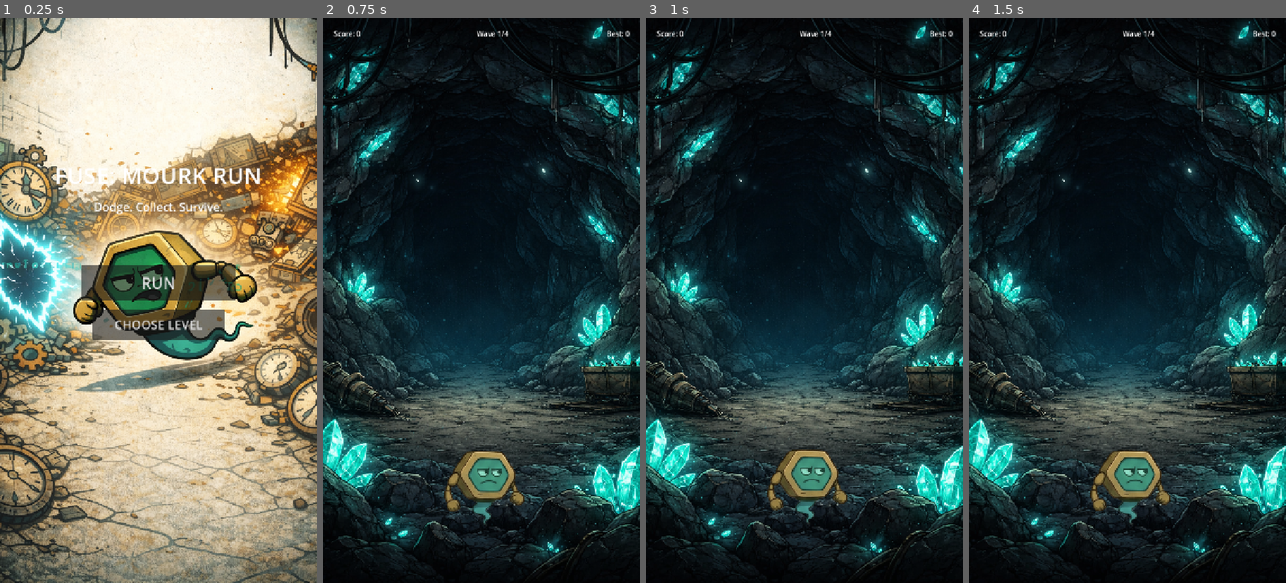
Above: before the commit, frames 1-4 (left to right).
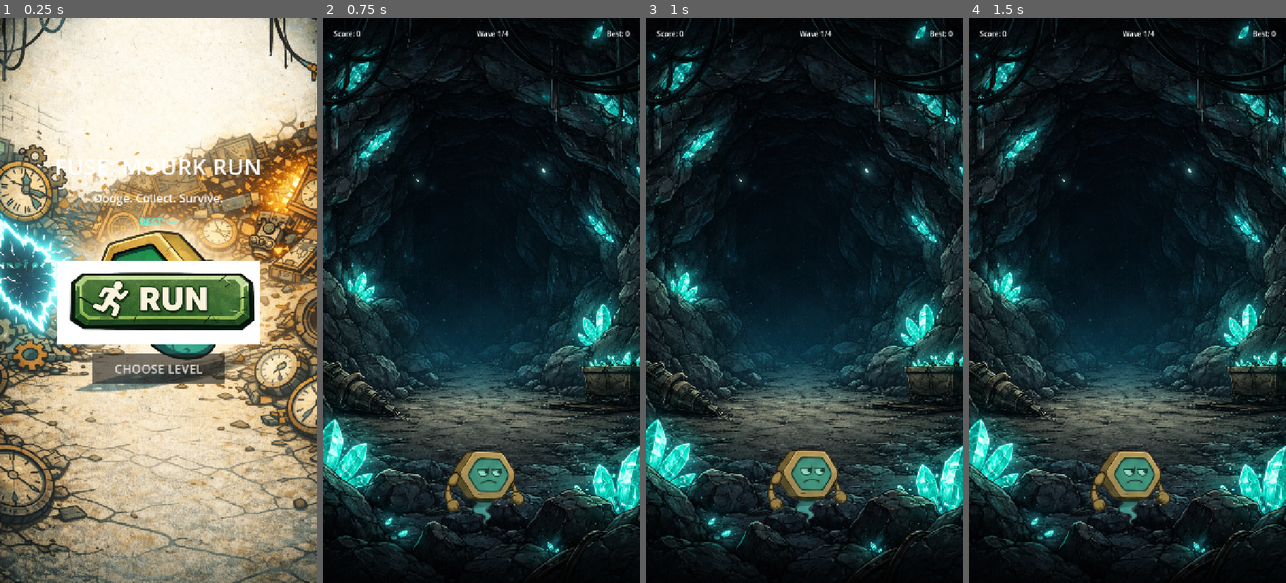
Above: after the commit, the same moments.

Repository: humeurworld-hash/fuse-drift
Game: Godot game, scene res://scenes/menu/Menu.tscn
Same seed, same stepped clock (60 frames per second), same inputs: the game is played once before the commit and once after it. Sound files missing from this copy of the repository are replaced by a short silence.
Inputs (mouse positions are in pixels of both pictures, inside the frame that each line leads up to; where the layout moved, square brackets give the same spot in the first picture):
- Up to frame 1 (0.25 s): no input
- Up to frame 2 (0.75 s): click (481, 300) [481, 283] at 0.5 s
- Up to frame 3 (1 s): no input
- Up to frame 4 (1.5 s): move the mouse to (1197, 272) at 1.27 s; click (1197, 272) at 1.42 s

The runs differ from the first frame. In frame 1, 13% of the frame differs, in the area x 17-82%, y 25-65%; in frame 2, nothing differs; in frame 3, nothing differs; in frame 4, nothing differs.

Commit message:
Add custom RUN button image and best score counters on menu
- RunButton: TextureButton with run_icon.jpg (460x189, aspect-fit)
- BestScoreLabel: cyan best score shown below subtitle on main menu
- Choose Level panel: per-level best score labels under each button (both read same global save for now)
- menu.gd: load score from user://mourk_run.save on _ready

Co-Authored-By: Claude Sonnet 4.6 <noreply@anthropic.com>

Diff:
--- a/scenes/menu/Menu.tscn
+++ b/scenes/menu/Menu.tscn
@@ -1,6 +1,7 @@
 [gd_scene format=3 uid="uid://fuse_menu"]
 
 [ext_resource type="Script" path="res://scripts/menu/menu.gd" id="1_menu"]
+[ext_resource type="Texture2D" path="res://scenes/menu/run_icon.jpg" id="2_run"]
 
 [node name="Menu" type="Node2D"]
 script = ExtResource("1_menu")
@@ -17,74 +18,105 @@
 
 [node name="TitleLabel" type="Label" parent="UI"]
 offset_left = 0.0
-offset_top = 320.0
+offset_top = 300.0
 offset_right = 720.0
-offset_bottom = 400.0
+offset_bottom = 380.0
 horizontal_alignment = 1
 text = "FUSE: MOURK RUN"
 theme_override_font_sizes/font_size = 52
 
 [node name="SubtitleLabel" type="Label" parent="UI"]
 offset_left = 60.0
-offset_top = 410.0
+offset_top = 390.0
 offset_right = 660.0
-offset_bottom = 460.0
+offset_bottom = 436.0
 horizontal_alignment = 1
 text = "Dodge. Collect. Survive."
 theme_override_font_sizes/font_size = 26
 
-[node name="RunButton" type="Button" parent="UI"]
-offset_left = 185.0
-offset_top = 560.0
-offset_right = 535.0
-offset_bottom = 640.0
-text = "RUN"
-theme_override_font_sizes/font_size = 36
+[node name="BestScoreLabel" type="Label" parent="UI"]
+offset_left = 0.0
+offset_top = 446.0
+offset_right = 720.0
+offset_bottom = 486.0
+horizontal_alignment = 1
+text = "BEST: 0"
+theme_override_font_sizes/font_size = 22
+theme_override_colors/font_color = Color(0.3, 1.0, 0.95, 1.0)
+
+[node name="RunButton" type="TextureButton" parent="UI"]
+offset_left = 130.0
+offset_top = 550.0
+offset_right = 590.0
+offset_bottom = 739.0
+texture_normal = ExtResource("2_run")
+ignore_texture_size = true
+stretch_mode = 5
 
 [node name="ChooseLevelButton" type="Button" parent="UI"]
 offset_left = 210.0
-offset_top = 660.0
+offset_top = 760.0
 offset_right = 510.0
-offset_bottom = 730.0
+offset_bottom = 830.0
 text = "CHOOSE LEVEL"
 theme_override_font_sizes/font_size = 28
 
 [node name="ChooseLevelPanel" type="Panel" parent="UI"]
 visible = false
-offset_left = 100.0
-offset_top = 460.0
-offset_right = 620.0
-offset_bottom = 820.0
+offset_left = 80.0
+offset_top = 380.0
+offset_right = 640.0
+offset_bottom = 900.0
 
 [node name="PanelTitle" type="Label" parent="UI/ChooseLevelPanel"]
 offset_left = 0.0
-offset_top = 30.0
-offset_right = 520.0
-offset_bottom = 80.0
+offset_top = 24.0
+offset_right = 560.0
+offset_bottom = 70.0
 horizontal_alignment = 1
 text = "SELECT LEVEL"
 theme_override_font_sizes/font_size = 32
 
 [node name="Level1Button" type="Button" parent="UI/ChooseLevelPanel"]
-offset_left = 85.0
-offset_top = 110.0
-offset_right = 435.0
-offset_bottom = 185.0
-text = "LEVEL 1  —  The Surface"
+offset_left = 60.0
+offset_top = 100.0
+offset_right = 500.0
+offset_bottom = 195.0
+text = "LEVEL 1\nThe Surface"
 theme_override_font_sizes/font_size = 26
 
+[node name="Level1BestLabel" type="Label" parent="UI/ChooseLevelPanel"]
+offset_left = 60.0
+offset_top = 205.0
+offset_right = 500.0
+offset_bottom = 235.0
+horizontal_alignment = 1
+text = "Best: 0"
+theme_override_font_sizes/font_size = 20
+theme_override_colors/font_color = Color(0.3, 1.0, 0.95, 0.85)
+
 [node name="Level2Button" type="Button" parent="UI/ChooseLevelPanel"]
-offset_left = 85.0
-offset_top = 205.0
-offset_right = 435.0
-offset_bottom = 280.0
-text = "LEVEL 2  —  The Canvas"
+offset_left = 60.0
+offset_top = 260.0
+offset_right = 500.0
+offset_bottom = 355.0
+text = "LEVEL 2\nThe Canvas"
 theme_override_font_sizes/font_size = 26
 
+[node name="Level2BestLabel" type="Label" parent="UI/ChooseLevelPanel"]
+offset_left = 60.0
+offset_top = 365.0
+offset_right = 500.0
+offset_bottom = 395.0
+horizontal_alignment = 1
+text = "Best: 0"
+theme_override_font_sizes/font_size = 20
+theme_override_colors/font_color = Color(0.3, 1.0, 0.95, 0.85)
+
 [node name="BackButton" type="Button" parent="UI/ChooseLevelPanel"]
-offset_left = 160.0
-offset_top = 300.0
-offset_right = 360.0
-offset_bottom = 360.0
+offset_left = 175.0
+offset_top = 420.0
+offset_right = 385.0
+offset_bottom = 480.0
 text = "BACK"
 theme_override_font_sizes/font_size = 24
--- a/scripts/menu/menu.gd
+++ b/scripts/menu/menu.gd
@@ -1,25 +1,27 @@
 extends Node2D
-
-# Drop your menu background image at:
-#   res://scenes/menu/menu_bg.PNG
-# It will load automatically.
 
 const BG_PATHS := [
 	"res://scenes/menu/menu_bg.PNG",
 	"res://scenes/menu/menu_bg.png",
 ]
 
+const SAVE_PATH := "user://mourk_run.save"
+
 @onready var fallback_bg: ColorRect = $FallbackBG
 @onready var background_art: Sprite2D = $BackgroundArt
-@onready var run_button: Button = $UI/RunButton
+@onready var best_score_label: Label = $UI/BestScoreLabel
+@onready var run_button: TextureButton = $UI/RunButton
 @onready var choose_level_button: Button = $UI/ChooseLevelButton
 @onready var choose_panel: Panel = $UI/ChooseLevelPanel
 @onready var level1_button: Button = $UI/ChooseLevelPanel/Level1Button
+@onready var level1_best: Label = $UI/ChooseLevelPanel/Level1BestLabel
 @onready var level2_button: Button = $UI/ChooseLevelPanel/Level2Button
+@onready var level2_best: Label = $UI/ChooseLevelPanel/Level2BestLabel
 @onready var back_button: Button = $UI/ChooseLevelPanel/BackButton
 
 func _ready() -> void:
 	_setup_background()
+	_load_scores()
 	choose_panel.visible = false
 	run_button.pressed.connect(_on_run)
 	choose_level_button.pressed.connect(_on_choose_level)
@@ -44,6 +46,17 @@
 				fallback_bg.visible = false
 				return
 
+func _load_scores() -> void:
+	var best := 0
+	if FileAccess.file_exists(SAVE_PATH):
+		var file := FileAccess.open(SAVE_PATH, FileAccess.READ)
+		if file:
+			best = file.get_32()
+	var best_str := str(best) if best > 0 else "—"
+	best_score_label.text = "BEST: %s" % best_str
+	level1_best.text = "Best: %s" % best_str
+	level2_best.text = "Best: %s" % best_str
+
 func _on_run() -> void:
 	Global.selected_level = 1
 	get_tree().change_scene_to_file("res://scenes/game/Game.tscn")
Binary file added: scenes/menu/run_icon.jpg
